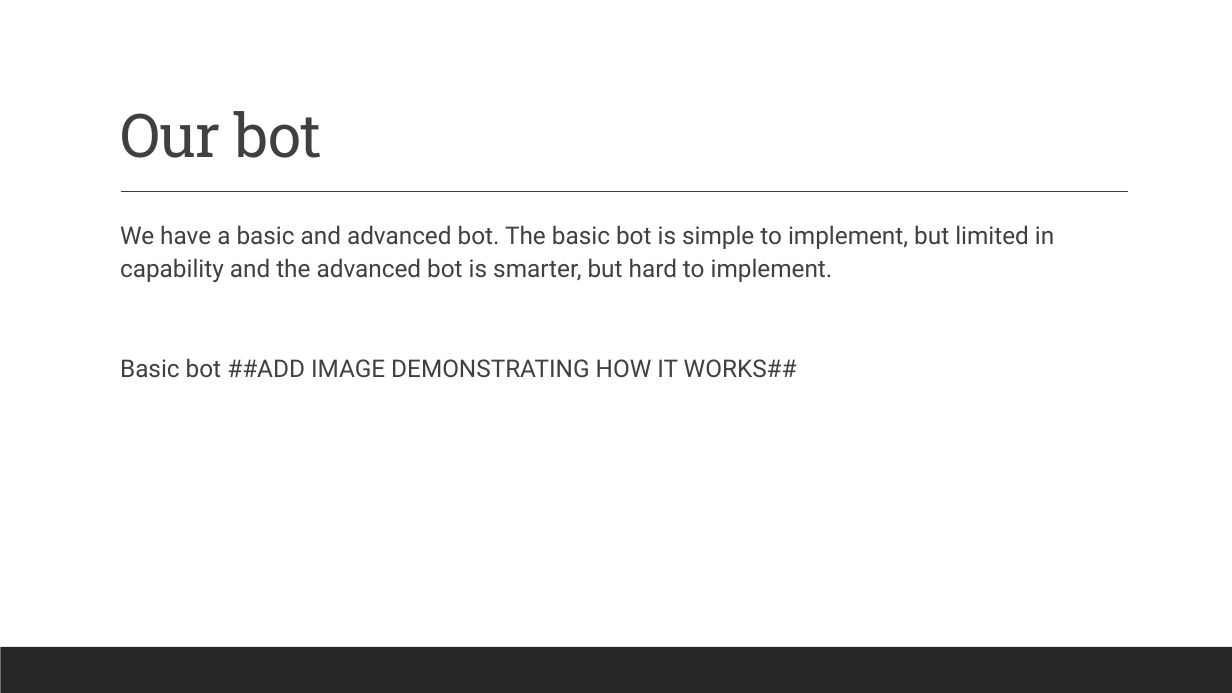
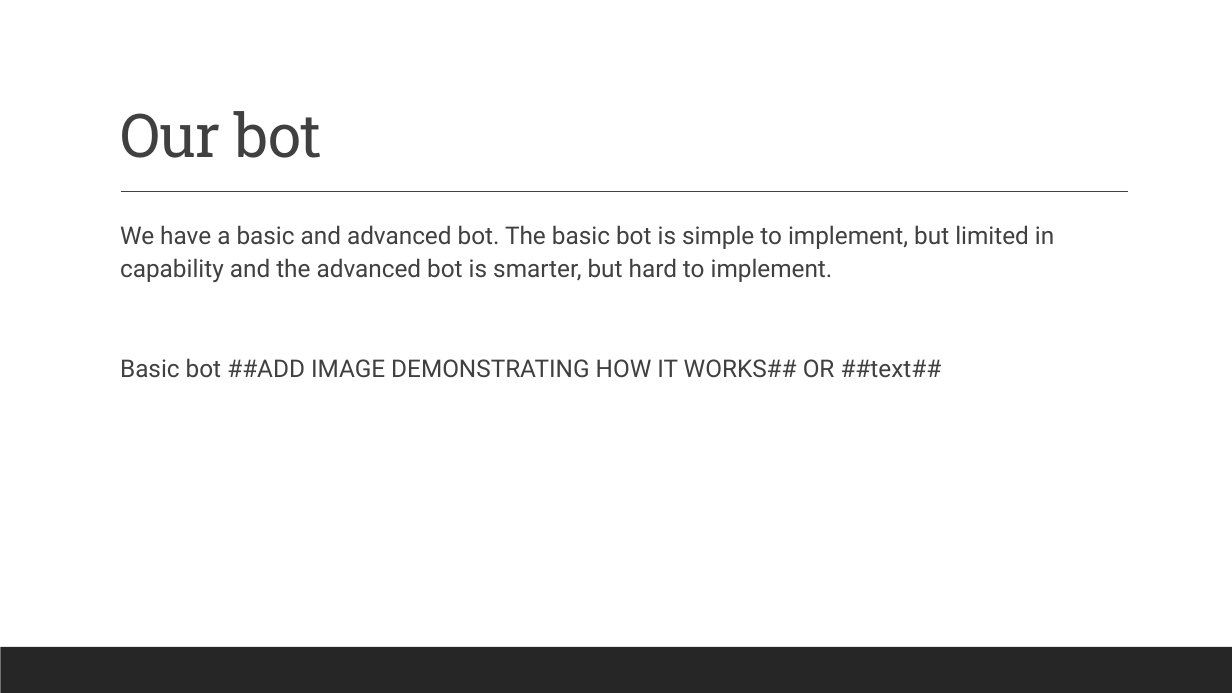
Before and after one commit to renesteeman/Project1-2_Group4, a slide deck: slide 8 of Crazy Putting phase 2.pptx. Drawn at 1232x693 pixels with LibreOffice and Linux fonts; fonts in the diff are those of the drawing. Boxes give left, top, right and bottom in pixels: in the first picture for what was removed or moved away, otherwise in the second. Text is boxed around its words. In the diff, an @@ line names an element or a change of style, - is before the commit and + after.

```diff
--- a/Crazy Putting phase 2.pptx
+++ b/Crazy Putting phase 2.pptx
@@ text at [120, 358, 942, 378]: text changed @@
-  Basic bot ##ADD IMAGE DEMONSTRATING HOW IT WORKS##
+  Basic bot ##ADD IMAGE DEMONSTRATING HOW IT WORKS## OR ##text##
```
Also in this commit, not shown: 5 other slides changed, 3 slides added, 6 other files.
